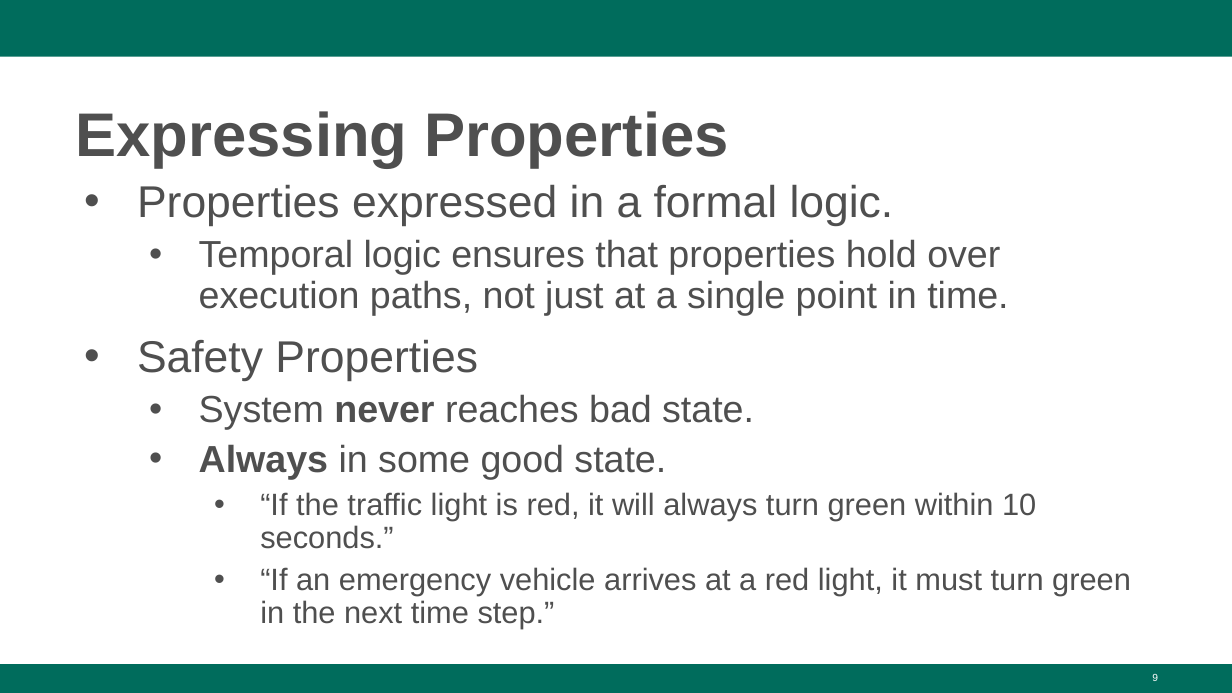
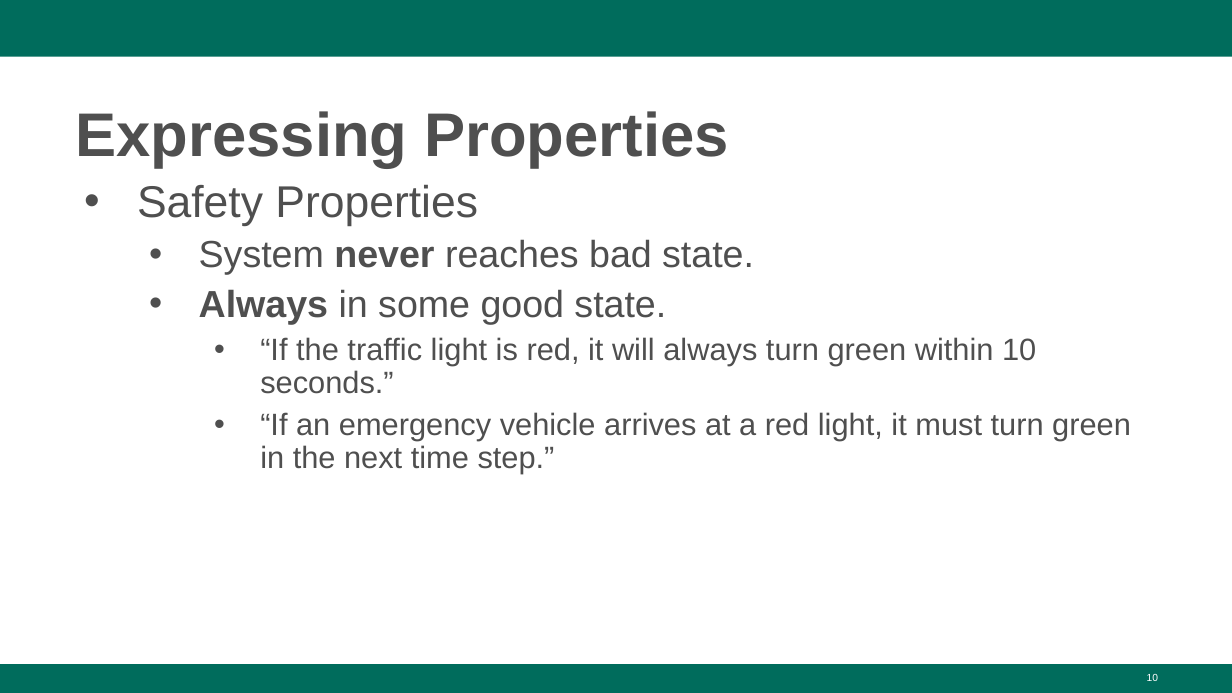
Before and after one commit to Greg4cr/Greg4cr.github.io, a slide deck: slide 10 of courses/spring23dit636/Lectures/Spring23-Lecture14-FSV.pptx (slide 9 before the commit). Drawn at 1232x693 pixels with LibreOffice and Linux fonts; fonts in the diff are those of the drawing; background and template pictures are left out. Boxes give left, top, right and bottom in pixels: in the first picture for what was removed or moved away, otherwise in the second. Text is boxed around its words. In the diff, an @@ line names an element or a change of style, - is before the commit and + after.

```diff
--- a/courses/spring23dit636/Lectures/Spring23-Lecture14-FSV.pptx
+++ b/courses/spring23dit636/Lectures/Spring23-Lecture14-FSV.pptx
@@ text at [137,184,1008,316]: paragraphs removed @@
-• Properties expressed in a formal logic.
-  • Temporal logic ensures that properties hold over execution paths, not just at a single point in time.
@@ page number at [1147,674,1158,681]: text changed @@
-9
+10
```
Also in this commit, not shown: 1 slide added, 6 other files.
